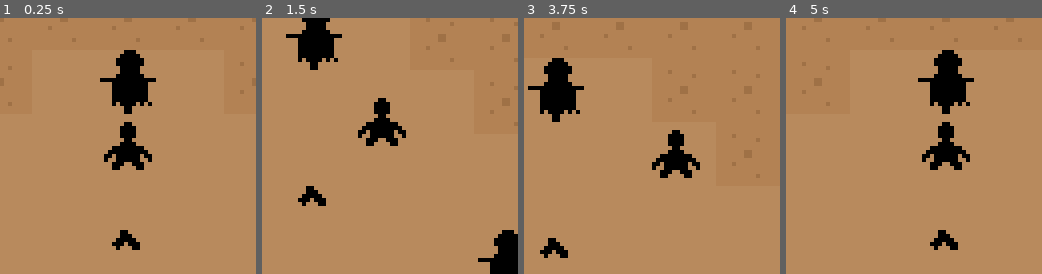
Above: before the commit, frames 1-4 (left to right).
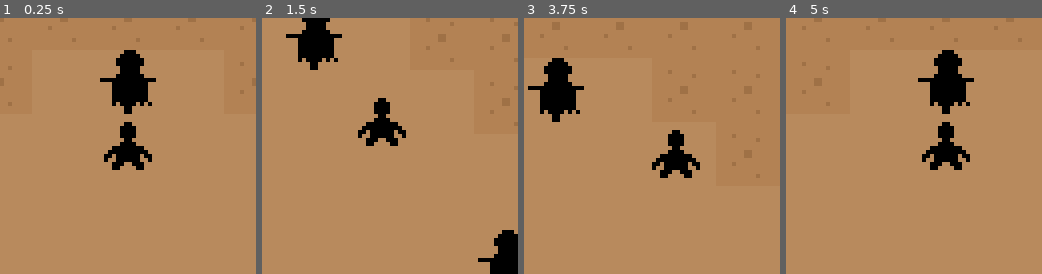
Above: after the commit, the same moments.

Repository: ItsSeaJay/LOWREZJAM2019
Game: Godot game, scene res://Game.tscn
The game is run twice, just before and just after one commit, with the same random seed, the same clock (stepped at 60 frames per second) and the same inputs. Sound files missing from this copy of the repository are replaced by a short silence.
Inputs:
- Up to frame 1 (0.25 s): no input
- Up to frame 2 (1.5 s): tap Enter at 0.5 s; hold Right (move_right) 0.53-1.28 s; hold X (combat_attack) 0.53-1.28 s; hold Down (move_down) from 1.28 s (still down); tap Z (combat_aim) at 1.35 s
- Up to frame 3 (3.75 s): tap X (combat_attack) at 1.55, 2.85 s; release Down (move_down) at 2.03 s; hold Right (move_right) 2.03-2.78 s; hold X (combat_attack) 2.03-2.78 s; hold Up (move_up) 2.78-3.53 s; hold Left (move_left) from 3.53 s (still down); hold Z (combat_aim) from 3.53 s (still down)
- Up to frame 4 (5 s): keep holding Left (move_left); tap X (combat_attack) at 3.8, 4.35 s; release Z (combat_aim) at 4.28 s

The runs differ from the first frame. In frame 1, 0.5% of the frame differs, in the area x 43-55%, y 82-91%; in frame 2, 0.5%; in frame 3, 0.5%; in frame 4, 0.5%.

Commit message:
Rename Audio to AudioSystem

Diff:
--- a/godot/Game.tscn
+++ b/godot/Game.tscn
@@ -1,10 +1,9 @@
-[gd_scene load_steps=6 format=2]
+[gd_scene load_steps=5 format=2]
 
 [ext_resource path="res://Game.gd" type="Script" id=1]
 [ext_resource path="res://tilesets/roguelike/Roguelike.tres" type="TileSet" id=2]
 [ext_resource path="res://characters/player/Player.tscn" type="PackedScene" id=3]
 [ext_resource path="res://characters/enemies/scarecrow/Scarecrow.tscn" type="PackedScene" id=4]
-[ext_resource path="res://items/equipment/handgun/HandgunPickup.tscn" type="PackedScene" id=5]
 
 [node name="Game" type="Node2D"]
 script = ExtResource( 1 )
@@ -28,8 +27,3 @@
 
 [node name="Scarecrow3" parent="Characters" instance=ExtResource( 4 )]
 position = Vector2( 232, 96 )
-
-[node name="HandgunPickup" parent="." instance=ExtResource( 5 )]
-position = Vector2( 184, 80 )
-
-[node name="Dialogue" type="CanvasLayer" parent="."]
--- /dev/null
+++ b/godot/autoload/AudioSystem.gd
@@ -0,0 +1,9 @@
+extends Node
+
+onready var audio_player = preload("res://audio/AudioPlayer.tscn")
+
+func play_sound(sound, position=null, pitch=1.0):
+	var instance = audio_player.instance()
+
+	get_tree().root.add_child(instance)
+	instance.play_sound(sound, position, pitch)
--- /dev/null
+++ b/godot/autoload/Database.gd
@@ -0,0 +1,13 @@
+extends Node
+
+# Declare member variables here. Examples:
+# var a = 2
+# var b = "text"
+
+# Called when the node enters the scene tree for the first time.
+func _ready():
+	pass # Replace with function body.
+
+# Called every frame. 'delta' is the elapsed time since the previous frame.
+#func _process(delta):
+#	pass
--- a/godot/characters/enemies/scarecrow/Scarecrow.gd
+++ b/godot/characters/enemies/scarecrow/Scarecrow.gd
@@ -5,14 +5,14 @@
 	self.connect("enemy_killed", self, "_on_death")
 
 func _on_damage_taken():
-	Audio.play_sound(
+	AudioSystem.play_sound(
 		"res://characters/enemies/scarecrow/scarecrow_hurt.wav",
 		self.position,
 		rand_range(0.9, 1.0)
 	)
 
 func _on_death():
-	Audio.play_sound(
+	AudioSystem.play_sound(
 		"res://characters/enemies/scarecrow/scarecrow_death.wav",
 		self.position,
 		rand_range(0.9, 1.0)
--- a/godot/characters/player/Player.gd
+++ b/godot/characters/player/Player.gd
@@ -114,7 +114,7 @@
 	)
 
 	# Give audio feedback that the player has attacked
-	Audio.play_sound(
+	AudioSystem.play_sound(
 		equipment["sounds"]["attack"],
 		self.position + self.camera.offset,
 		rand_range(0.66, 1.0)
--- a/godot/characters/player/Player.tscn
+++ b/godot/characters/player/Player.tscn
@@ -33,3 +33,9 @@
 
 [node name="Inventory" parent="Interface" instance=ExtResource( 3 )]
 visible = false
+
+[node name="Dialogue" type="CanvasLayer" parent="."]
+
+[node name="Control" type="Control" parent="Dialogue"]
+margin_right = 40.0
+margin_bottom = 40.0
--- /dev/null
+++ b/godot/fonts/ikkle_mono.tres
@@ -0,0 +1,7 @@
+[gd_resource type="DynamicFont" load_steps=2 format=2]
+
+[ext_resource path="res://interface/inventory/item/ikkle_mono.ttf" type="DynamicFontData" id=1]
+
+[resource]
+size = 3
+font_data = ExtResource( 1 )
--- /dev/null
+++ b/godot/fonts/m3x6.tres
@@ -0,0 +1,6 @@
+[gd_resource type="DynamicFont" load_steps=2 format=2]
+
+[ext_resource path="res://interface/inventory/m3x6.ttf" type="DynamicFontData" id=1]
+
+[resource]
+font_data = ExtResource( 1 )
--- /dev/null
+++ b/godot/interface/inventory/UItest.tscn
@@ -0,0 +1,83 @@
+[gd_scene load_steps=2 format=2]
+
+[ext_resource path="res://icon.png" type="Texture" id=1]
+
+[node name="UI" type="Control"]
+anchor_right = 1.0
+anchor_bottom = 1.0
+
+[node name="VBoxContainer" type="VBoxContainer" parent="."]
+margin_right = 64.0
+margin_bottom = 64.0
+rect_min_size = Vector2( 64, 64 )
+custom_constants/separation = 1
+
+[node name="HBoxContainer" type="HBoxContainer" parent="VBoxContainer"]
+margin_right = 64.0
+margin_bottom = 42.0
+size_flags_horizontal = 3
+size_flags_vertical = 3
+size_flags_stretch_ratio = 2.0
+custom_constants/separation = 1
+
+[node name="VBoxContainer" type="VBoxContainer" parent="VBoxContainer/HBoxContainer"]
+margin_right = 31.0
+margin_bottom = 42.0
+size_flags_horizontal = 3
+size_flags_vertical = 3
+custom_constants/separation = 1
+
+[node name="Portrait" type="TextureRect" parent="VBoxContainer/HBoxContainer/VBoxContainer"]
+margin_right = 31.0
+margin_bottom = 20.0
+size_flags_horizontal = 3
+size_flags_vertical = 3
+texture = ExtResource( 1 )
+expand = true
+stretch_mode = 1
+
+[node name="Portrait2" type="TextureRect" parent="VBoxContainer/HBoxContainer/VBoxContainer"]
+margin_top = 21.0
+margin_right = 31.0
+margin_bottom = 42.0
+size_flags_horizontal = 3
+size_flags_vertical = 3
+texture = ExtResource( 1 )
+expand = true
+
+[node name="VBoxContainer2" type="VBoxContainer" parent="VBoxContainer/HBoxContainer"]
+margin_left = 32.0
+margin_right = 64.0
+margin_bottom = 42.0
+size_flags_horizontal = 3
+size_flags_vertical = 3
+
+[node name="Command" type="TextureRect" parent="VBoxContainer/HBoxContainer/VBoxContainer2"]
+margin_right = 32.0
+margin_bottom = 12.0
+size_flags_horizontal = 3
+size_flags_vertical = 3
+texture = ExtResource( 1 )
+expand = true
+
+[node name="ColorRect" type="ColorRect" parent="VBoxContainer/HBoxContainer/VBoxContainer2"]
+margin_top = 16.0
+margin_right = 32.0
+margin_bottom = 42.0
+size_flags_horizontal = 3
+size_flags_vertical = 3
+size_flags_stretch_ratio = 2.0
+
+[node name="ScrollContainer" type="ScrollContainer" parent="VBoxContainer"]
+margin_top = 43.0
+margin_right = 64.0
+margin_bottom = 64.0
+size_flags_horizontal = 3
+size_flags_vertical = 3
+scroll_horizontal_enabled = false
+
+[node name="VBoxContainer" type="VBoxContainer" parent="VBoxContainer/ScrollContainer"]
+margin_right = 64.0
+margin_bottom = 21.0
+size_flags_horizontal = 3
+size_flags_vertical = 3
--- /dev/null
+++ b/godot/interface/inventory/example.tscn
@@ -0,0 +1,177 @@
+[gd_scene load_steps=2 format=2]
+
+[ext_resource path="res://icon.png" type="Texture" id=1]
+
+[node name="Node2D" type="Control"]
+anchor_right = 1.0
+anchor_bottom = 1.0
+
+[node name="VBoxContainer" type="VBoxContainer" parent="."]
+margin_right = 40.0
+margin_bottom = 40.0
+
+[node name="PanelContainer" type="PanelContainer" parent="VBoxContainer"]
+margin_right = 174.0
+margin_bottom = 172.0
+
+[node name="VBoxContainer" type="VBoxContainer" parent="VBoxContainer/PanelContainer"]
+margin_left = 7.0
+margin_top = 7.0
+margin_right = 167.0
+margin_bottom = 165.0
+size_flags_horizontal = 0
+
+[node name="HBoxContainer" type="HBoxContainer" parent="VBoxContainer/PanelContainer/VBoxContainer"]
+margin_right = 160.0
+margin_bottom = 72.0
+
+[node name="VBoxContainer" type="VBoxContainer" parent="VBoxContainer/PanelContainer/VBoxContainer/HBoxContainer"]
+margin_right = 64.0
+margin_bottom = 72.0
+rect_min_size = Vector2( 64, 0 )
+
+[node name="TextureRect" type="TextureRect" parent="VBoxContainer/PanelContainer/VBoxContainer/HBoxContainer/VBoxContainer"]
+margin_right = 64.0
+margin_bottom = 52.0
+rect_min_size = Vector2( 0, 52 )
+texture = ExtResource( 1 )
+expand = true
+stretch_mode = 6
+
+[node name="TextureRect2" type="TextureRect" parent="VBoxContainer/PanelContainer/VBoxContainer/HBoxContainer/VBoxContainer"]
+margin_top = 56.0
+margin_right = 64.0
+margin_bottom = 72.0
+rect_min_size = Vector2( 0, 16 )
+texture = ExtResource( 1 )
+expand = true
+stretch_mode = 6
+
+[node name="VBoxContainer2" type="VBoxContainer" parent="VBoxContainer/PanelContainer/VBoxContainer/HBoxContainer"]
+margin_left = 68.0
+margin_right = 160.0
+margin_bottom = 72.0
+size_flags_horizontal = 3
+
+[node name="Label" type="Label" parent="VBoxContainer/PanelContainer/VBoxContainer/HBoxContainer/VBoxContainer2"]
+margin_right = 92.0
+margin_bottom = 14.0
+text = "COMMAND"
+align = 1
+
+[node name="PanelContainer" type="PanelContainer" parent="VBoxContainer/PanelContainer/VBoxContainer/HBoxContainer/VBoxContainer2"]
+margin_top = 18.0
+margin_right = 92.0
+margin_bottom = 72.0
+size_flags_vertical = 3
+
+[node name="VBoxContainer" type="VBoxContainer" parent="VBoxContainer/PanelContainer/VBoxContainer/HBoxContainer/VBoxContainer2/PanelContainer"]
+margin_left = 7.0
+margin_top = 7.0
+margin_right = 85.0
+margin_bottom = 47.0
+
+[node name="Label" type="Label" parent="VBoxContainer/PanelContainer/VBoxContainer/HBoxContainer/VBoxContainer2/PanelContainer/VBoxContainer"]
+margin_right = 78.0
+margin_bottom = 14.0
+text = "test"
+
+[node name="Label2" type="Label" parent="VBoxContainer/PanelContainer/VBoxContainer/HBoxContainer/VBoxContainer2/PanelContainer/VBoxContainer"]
+margin_top = 18.0
+margin_right = 78.0
+margin_bottom = 32.0
+text = "test"
+
+[node name="HBoxContainer2" type="HBoxContainer" parent="VBoxContainer/PanelContainer/VBoxContainer"]
+margin_top = 76.0
+margin_right = 160.0
+margin_bottom = 158.0
+size_flags_horizontal = 0
+
+[node name="PanelContainer" type="PanelContainer" parent="VBoxContainer/PanelContainer/VBoxContainer/HBoxContainer2"]
+margin_right = 30.0
+margin_bottom = 82.0
+
+[node name="VBoxContainer" type="VBoxContainer" parent="VBoxContainer/PanelContainer/VBoxContainer/HBoxContainer2/PanelContainer"]
+margin_left = 7.0
+margin_top = 7.0
+margin_right = 23.0
+margin_bottom = 75.0
+
+[node name="Label" type="Label" parent="VBoxContainer/PanelContainer/VBoxContainer/HBoxContainer2/PanelContainer/VBoxContainer"]
+margin_right = 16.0
+margin_bottom = 14.0
+rect_min_size = Vector2( 16, 0 )
+size_flags_horizontal = 0
+size_flags_vertical = 0
+text = "--"
+align = 1
+
+[node name="Label2" type="Label" parent="VBoxContainer/PanelContainer/VBoxContainer/HBoxContainer2/PanelContainer/VBoxContainer"]
+margin_top = 18.0
+margin_right = 16.0
+margin_bottom = 32.0
+rect_min_size = Vector2( 16, 0 )
+size_flags_horizontal = 0
+size_flags_vertical = 0
+text = "--"
+align = 1
+
+[node name="Label3" type="Label" parent="VBoxContainer/PanelContainer/VBoxContainer/HBoxContainer2/PanelContainer/VBoxContainer"]
+margin_top = 36.0
+margin_right = 16.0
+margin_bottom = 50.0
+rect_min_size = Vector2( 16, 0 )
+size_flags_horizontal = 0
+size_flags_vertical = 0
+text = "--"
+align = 1
+
+[node name="Label4" type="Label" parent="VBoxContainer/PanelContainer/VBoxContainer/HBoxContainer2/PanelContainer/VBoxContainer"]
+margin_top = 54.0
+margin_right = 16.0
+margin_bottom = 68.0
+rect_min_size = Vector2( 16, 0 )
+size_flags_horizontal = 0
+size_flags_vertical = 0
+text = "--"
+align = 1
+
+[node name="PanelContainer2" type="PanelContainer" parent="VBoxContainer/PanelContainer/VBoxContainer/HBoxContainer2"]
+margin_left = 34.0
+margin_right = 160.0
+margin_bottom = 82.0
+
+[node name="VBoxContainer2" type="VBoxContainer" parent="VBoxContainer/PanelContainer/VBoxContainer/HBoxContainer2/PanelContainer2"]
+margin_left = 7.0
+margin_top = 7.0
+margin_right = 119.0
+margin_bottom = 75.0
+rect_min_size = Vector2( 112, 0 )
+
+[node name="Label4" type="Label" parent="VBoxContainer/PanelContainer/VBoxContainer/HBoxContainer2/PanelContainer2/VBoxContainer2"]
+margin_right = 112.0
+margin_bottom = 14.0
+size_flags_vertical = 1
+text = "test"
+
+[node name="Label5" type="Label" parent="VBoxContainer/PanelContainer/VBoxContainer/HBoxContainer2/PanelContainer2/VBoxContainer2"]
+margin_top = 18.0
+margin_right = 112.0
+margin_bottom = 32.0
+size_flags_vertical = 1
+text = "test"
+
+[node name="Label6" type="Label" parent="VBoxContainer/PanelContainer/VBoxContainer/HBoxContainer2/PanelContainer2/VBoxContainer2"]
+margin_top = 36.0
+margin_right = 112.0
+margin_bottom = 50.0
+size_flags_vertical = 1
+text = "test"
+
+[node name="Label7" type="Label" parent="VBoxContainer/PanelContainer/VBoxContainer/HBoxContainer2/PanelContainer2/VBoxContainer2"]
+margin_top = 54.0
+margin_right = 112.0
+margin_bottom = 68.0
+size_flags_vertical = 1
+text = "test"
--- /dev/null
+++ b/godot/maps/tilesets/roguelike/Roguelike.tres
@@ -0,0 +1,30 @@
+[gd_resource type="TileSet" load_steps=3 format=2]
+
+[ext_resource path="res://tilesets/roguelike/roguelikeSheet_transparent.png" type="Texture" id=1]
+
+[sub_resource type="ConvexPolygonShape2D" id=1]
+points = PoolVector2Array( 14, 14, 14, 14, 14, 14, 14, 14 )
+
+[resource]
+0/name = "roguelikeSheet_transparent.png 0"
+0/texture = ExtResource( 1 )
+0/tex_offset = Vector2( 0, 0 )
+0/modulate = Color( 1, 1, 1, 1 )
+0/region = Rect2( 0, 0, 960, 544 )
+0/tile_mode = 2
+0/autotile/icon_coordinate = Vector2( 0, 0 )
+0/autotile/tile_size = Vector2( 16, 16 )
+0/autotile/spacing = 1
+0/autotile/occluder_map = [  ]
+0/autotile/navpoly_map = [  ]
+0/autotile/z_index_map = [  ]
+0/occluder_offset = Vector2( 0, 0 )
+0/navigation_offset = Vector2( 0, 0 )
+0/shapes = [ {
+"autotile_coord": Vector2( 18, 18 ),
+"one_way": false,
+"one_way_margin": 1.0,
+"shape": SubResource( 1 ),
+"shape_transform": Transform2D( 1, 0, 0, 1, 0, 0 )
+} ]
+0/z_index = 0
--- a/godot/project.godot
+++ b/godot/project.godot
@@ -34,7 +34,7 @@
 
 SceneChanger="*res://autoload/SceneChanger.gd"
 PlayerData="*res://autoload/PlayerData.gd"
-Audio="*res://autoload/Audio.gd"
+AudioSystem="*res://autoload/AudioSystem.gd"
 
 [display]
 
Binary file added: godot/fonts/ikkle_mono.ttf
Binary file added: godot/fonts/m3x6.ttf
Binary file added: godot/maps/tilesets/roguelike/roguelikeSheet_transparent.png
Not shown, added: godot/maps/tilesets/roguelike/roguelikeSheet_transparent.png.import
